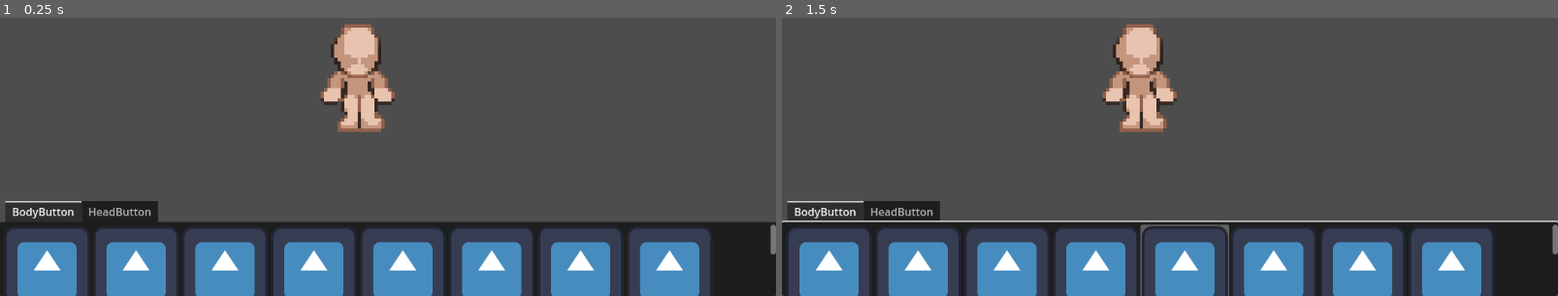
Above: before the commit, frames 1-2 (left to right).
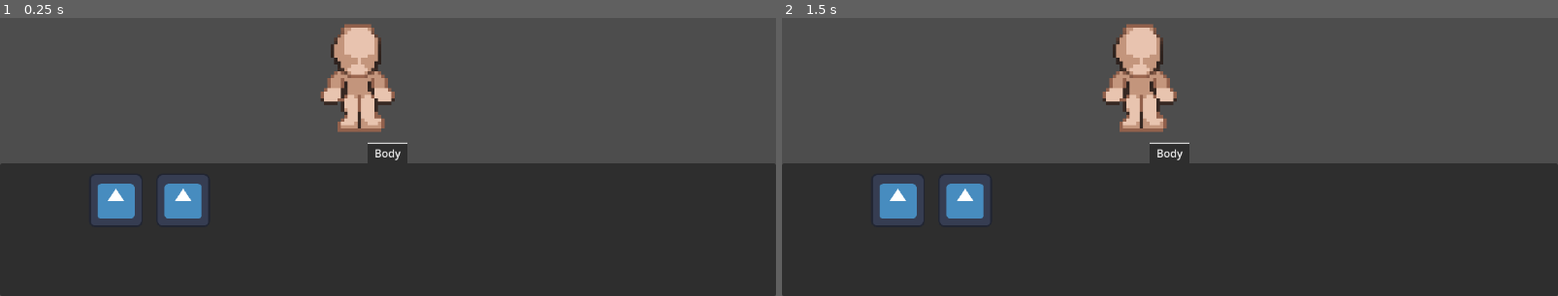
Above: after the commit, the same moments.

Repository: p1petto/CharacterMakerNew
Game: Godot game, scene res://Scenes/maker.tscn
The game is run twice, just before and just after one commit, with the same random seed, the same clock (stepped at 60 frames per second) and the same inputs. The engine's default icon, where the game draws it, is replaced by a stand-in: a white triangle on a blue panel in a dark square.
Inputs (mouse positions are in pixels of both pictures, inside the frame that each line leads up to):
- Up to frame 1 (0.25 s): no input
- Up to frame 2 (1.5 s): click (1170, 259) at 0.52 s; click (898, 201) at 1.27 s

The runs differ from the first frame. In frame 1, 40% of the frame differs, in the area x 0-100%, y 44-100%; in frame 2, 41%.

Commit message:
выравнивание каталога

Diff:
--- a/Scenes/maker.tscn
+++ b/Scenes/maker.tscn
@@ -1,8 +1,9 @@
-[gd_scene load_steps=5 format=3 uid="uid://bm1ycyeyegmyw"]
+[gd_scene load_steps=6 format=3 uid="uid://bm1ycyeyegmyw"]
 
 [ext_resource type="PackedScene" uid="uid://bmajra62ohwsu" path="res://Scenes/character.tscn" id="1_12d3f"]
 [ext_resource type="Script" path="res://Scripts/maker.gd" id="1_wror2"]
 [ext_resource type="Texture2D" uid="uid://3yagfiq0l2yf" path="res://icon.svg" id="3_3p6ij"]
+[ext_resource type="Script" path="res://Scripts/UI/catalog.gd" id="3_vxr4n"]
 
 [sub_resource type="ViewportTexture" id="ViewportTexture_1urqw"]
 viewport_path = NodePath("SubViewportContainer/SubViewport")
@@ -39,41 +40,50 @@
 anchor_top = 1.0
 anchor_right = 1.0
 anchor_bottom = 1.0
-offset_top = -141.0
+offset_top = -228.0
 grow_horizontal = 2
 grow_vertical = 0
+tab_alignment = 1
 current_tab = 0
+script = ExtResource("3_vxr4n")
 
-[node name="BodyButton" type="Button" parent="UI/Catalog"]
+[node name="Body" type="MarginContainer" parent="UI/Catalog"]
 layout_mode = 2
 metadata/_tab_index = 0
 
-[node name="MarginContainer" type="MarginContainer" parent="UI/Catalog/BodyButton"]
-layout_mode = 1
-anchors_preset = 15
-anchor_right = 1.0
-anchor_bottom = 1.0
-grow_horizontal = 2
-grow_vertical = 2
+[node name="CustomItemList" type="MarginContainer" parent="UI/Catalog/Body"]
+layout_mode = 2
+theme_override_constants/margin_top = 15
 
-[node name="ItemList" type="ItemList" parent="UI/Catalog/BodyButton/MarginContainer"]
+[node name="VBoxContainer" type="VBoxContainer" parent="UI/Catalog/Body/CustomItemList"]
 layout_mode = 2
-item_count = 9
-max_columns = 8
-item_0/icon = ExtResource("3_3p6ij")
-item_1/icon = ExtResource("3_3p6ij")
-item_2/icon = ExtResource("3_3p6ij")
-item_3/icon = ExtResource("3_3p6ij")
-item_4/icon = ExtResource("3_3p6ij")
-item_5/icon = ExtResource("3_3p6ij")
-item_6/icon = ExtResource("3_3p6ij")
-item_7/icon = ExtResource("3_3p6ij")
-item_8/icon = ExtResource("3_3p6ij")
+size_flags_horizontal = 4
 
-[node name="HeadButton" type="Button" parent="UI/Catalog"]
-visible = false
+[node name="ScrollContainer" type="ScrollContainer" parent="UI/Catalog/Body/CustomItemList/VBoxContainer"]
+custom_minimum_size = Vector2(888, 0)
 layout_mode = 2
-metadata/_tab_index = 1
+size_flags_vertical = 3
+horizontal_scroll_mode = 0
+
+[node name="GridContainer" type="GridContainer" parent="UI/Catalog/Body/CustomItemList/VBoxContainer/ScrollContainer"]
+layout_mode = 2
+theme_override_constants/h_separation = 20
+theme_override_constants/v_separation = 10
+columns = 9
+
+[node name="TextureButton" type="TextureButton" parent="UI/Catalog/Body/CustomItemList/VBoxContainer/ScrollContainer/GridContainer"]
+custom_minimum_size = Vector2(80, 80)
+layout_mode = 2
+texture_normal = ExtResource("3_3p6ij")
+ignore_texture_size = true
+stretch_mode = 0
+
+[node name="TextureButton2" type="TextureButton" parent="UI/Catalog/Body/CustomItemList/VBoxContainer/ScrollContainer/GridContainer"]
+custom_minimum_size = Vector2(80, 80)
+layout_mode = 2
+texture_normal = ExtResource("3_3p6ij")
+ignore_texture_size = true
+stretch_mode = 0
 
 [node name="Camera2D" type="Camera2D" parent="."]
 position = Vector2(579, -322)
--- /dev/null
+++ b/Scripts/UI/catalog.gd
@@ -0,0 +1,15 @@
+extends TabContainer
+
+
+# Called when the node enters the scene tree for the first time.
+func _ready() -> void:
+	pass # Replace with function body.
+
+
+# Called every frame. 'delta' is the elapsed time since the previous frame.
+func _process(delta: float) -> void:
+	pass
+
+
+func _on_item_list_item_clicked(index: int, at_position: Vector2, mouse_button_index: int) -> void:
+	print ("item index ", index)
